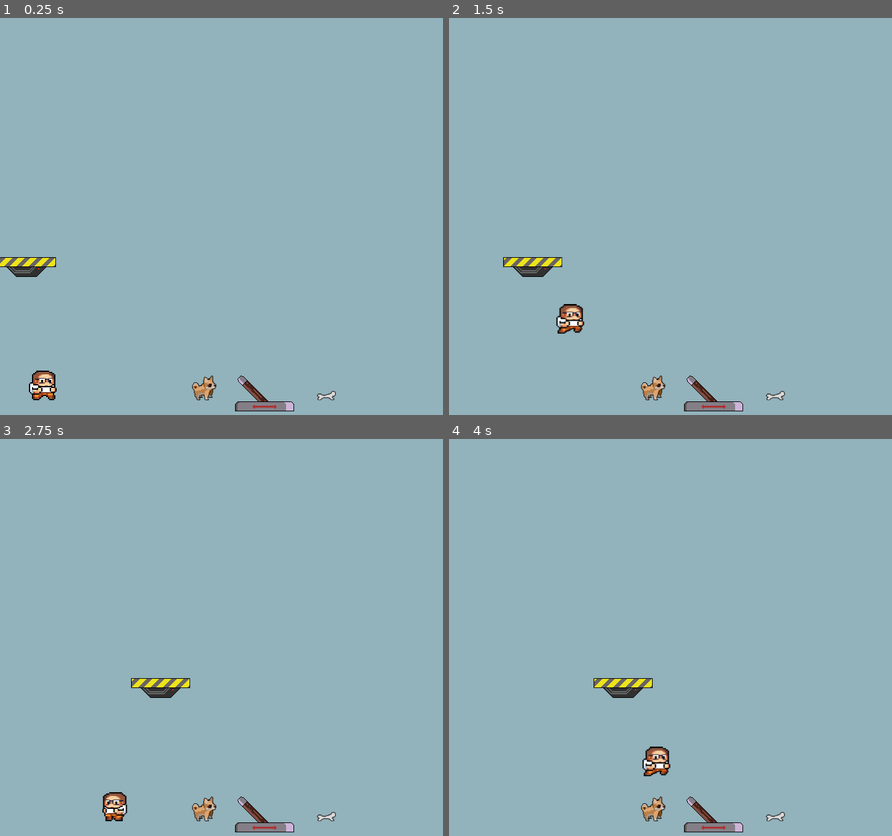
Above: before the commit, frames 1-4 (two rows, left to right).
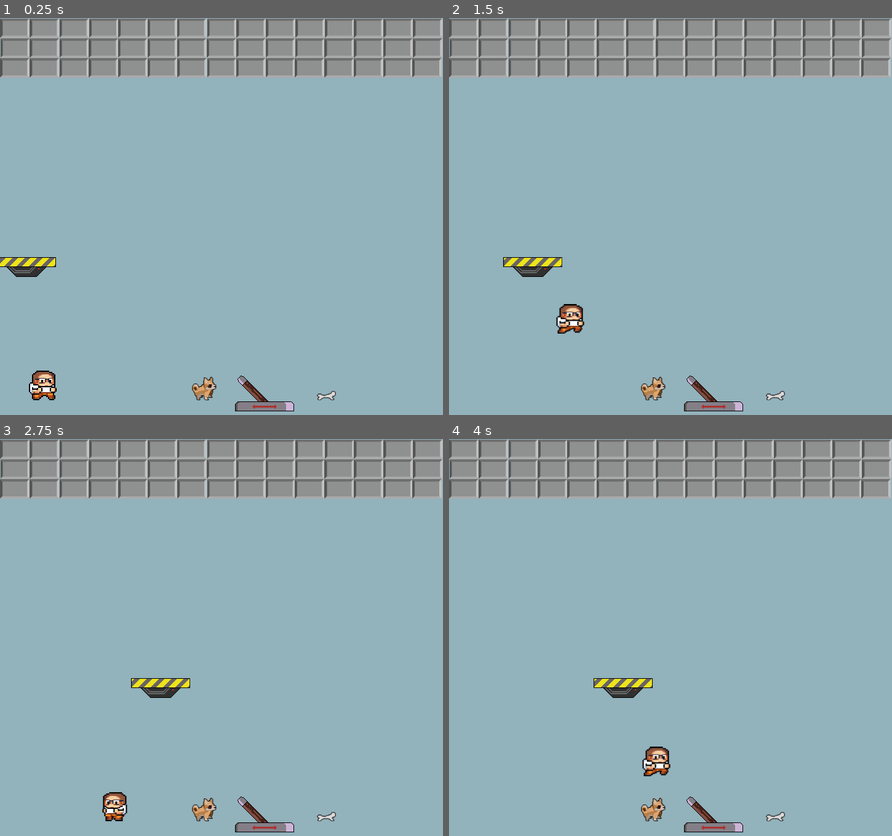
Above: after the commit, the same moments.

Repository: SRWGShinyo/The-Lever
Game: Godot game, scene res://scenes/Level2.tscn
Same seed, same stepped clock (60 frames per second), same inputs: the game is played once before the commit and once after it. This scene is started directly instead of the project's main scene.
Inputs (mouse positions are in pixels of both pictures, inside the frame that each line leads up to):
- Up to frame 1 (0.25 s): no input
- Up to frame 2 (1.5 s): move the mouse to (714, 383) at 0.52 s; hold Right (PLAYER_RIGHT) from 0.53 s (still down); click (714, 383) at 0.67 s; tap Space (PLAYER_JUMP) at 0.77 s; move the mouse to (652, 387) at 1.27 s; click (652, 387) at 1.42 s
- Up to frame 3 (2.75 s): tap Space (PLAYER_JUMP) at 1.52 s; move the mouse to (327, 816) at 2.02 s; release Right (PLAYER_RIGHT) at 2.03 s; hold Left (PLAYER_LEFT) from 2.03 s (still down); click (327, 816) at 2.17 s
- Up to frame 4 (4 s): move the mouse to (648, 748) at 2.77 s; release Left (PLAYER_LEFT) at 2.78 s; hold Right (PLAYER_RIGHT) from 2.78 s (still down); click (648, 748) at 2.92 s; tap Space (PLAYER_JUMP) at 3.02, 3.77 s; move the mouse to (803, 728) at 3.52 s

The runs differ from the first frame. In frame 1, 13% of the frame differs, in the area x 0-100%, y 0-96%; in frame 2, 13%; in frame 3, 13%; in frame 4, 13%.

Commit message:
roof: put back roof

Diff:
--- a/project.godot
+++ b/project.godot
@@ -39,9 +39,6 @@
 
 window/size/width=720
 window/size/height=720
-window/size/resizable=false
-window/stretch/mode="viewport"
-window/stretch/aspect="keep"
 
 [global]
 
--- a/scenes/Level2.tscn
+++ b/scenes/Level2.tscn
@@ -9,6 +9,7 @@
 [ext_resource path="res://Objects/Clickable.tscn" type="PackedScene" id=7]
 [ext_resource path="res://resources/sprites/os.png" type="Texture" id=8]
 [ext_resource path="res://Objects/Rail.tscn" type="PackedScene" id=9]
+[ext_resource path="res://Objects/Roof.tscn" type="PackedScene" id=10]
 
 [sub_resource type="RectangleShape2D" id=5]
 extents = Vector2( 20.0851, 19.7614 )
@@ -32,13 +33,11 @@
 position = Vector2( 43.0003, 404.003 )
 
 [node name="Dog" parent="." instance=ExtResource( 6 )]
+editor/display_folded = true
 position = Vector2( 330.352, 596.079 )
 
 [node name="Clickable" parent="Dog" index="0"]
 script = null
-
-[node name="AnimatedSprite" parent="Dog/Clickable/ClickableArea" index="1"]
-frame = 3
 
 [node name="CollisionShape2D" parent="Dog/Clickable/ClickableArea" index="2"]
 position = Vector2( 1.10416, 4.23267 )
@@ -62,6 +61,8 @@
 
 [node name="Rail" parent="Rails" instance=ExtResource( 9 )]
 position = Vector2( 282.152, 563.436 )
+
+[node name="Roof" parent="." instance=ExtResource( 10 )]
 [connection signal="clicked" from="Lever" to="." method="_on_Lever_clicked"]
 
 [editable path="Platform"]
Not shown: 1 places in scenes/Level2.tscn that only renumber resources
